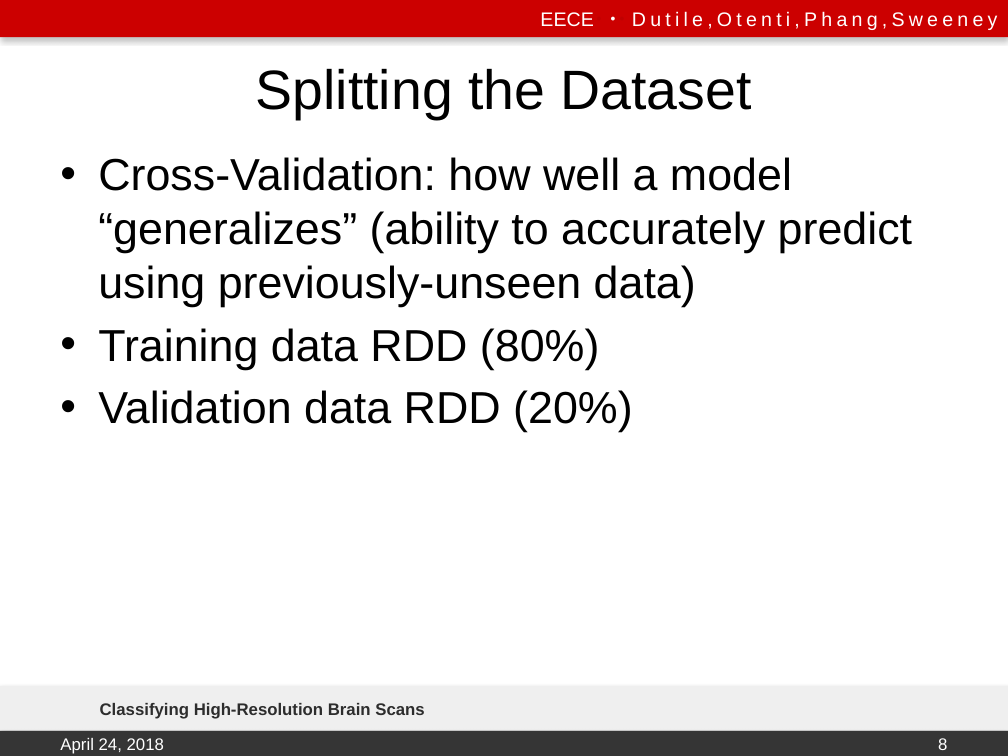
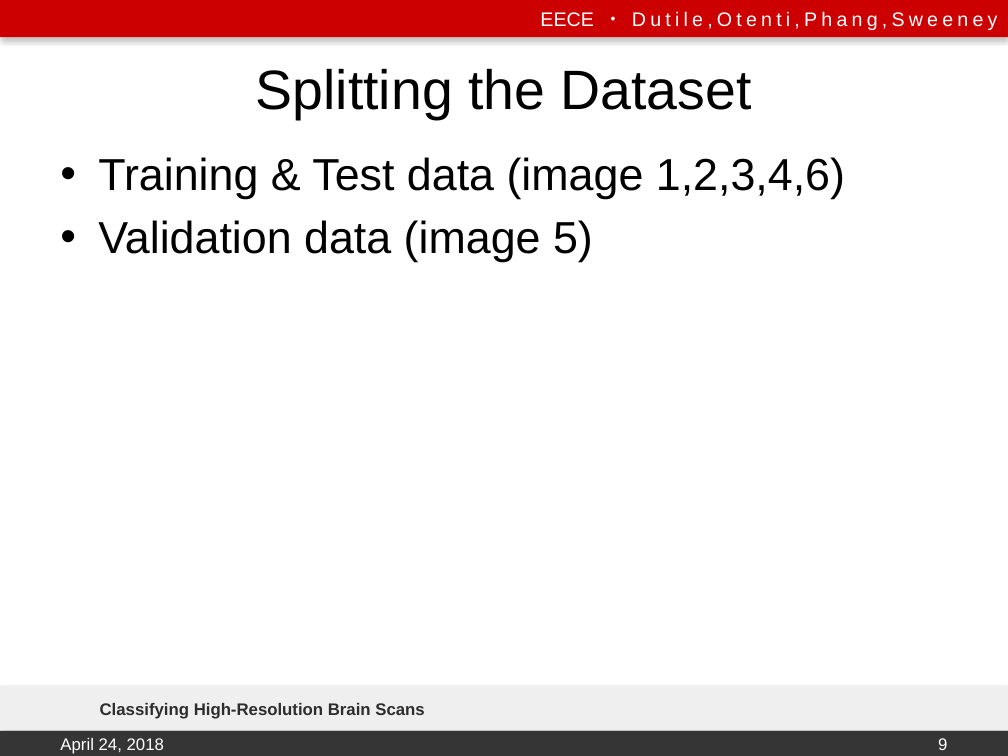
Before and after one commit to emily-jean/ml-brains, a slide deck: slide 9 of presentation/DutileOtentiPhangSweeney.pptx (slide 8 before the commit). Drawn at 1008x756 pixels with LibreOffice and Linux fonts; fonts in the diff are those of the drawing; background and template pictures are left out. Boxes give left, top, right and bottom in pixels: in the first picture for what was removed or moved away, otherwise in the second. Text is boxed around its words. In the diff, an @@ line names an element or a change of style, - is before the commit and + after.

```diff
--- a/presentation/DutileOtentiPhangSweeney.pptx
+++ b/presentation/DutileOtentiPhangSweeney.pptx
@@ text at [98, 157, 845, 262]: text changed @@
-• Cross-Validation: how well a model “generalizes” (ability to accurately predict using previously-unseen data)
-• Training data RDD (80%)
-• Validation data RDD (20%)
+• Training & Test data (image 1,2,3,4,6)
+• Validation data (image 5)
@@ page number at [938, 738, 947, 750]: text changed @@
-8
+9
```
Also in this commit, not shown: 8 other slides changed, 1 slide added, 2 other files.
